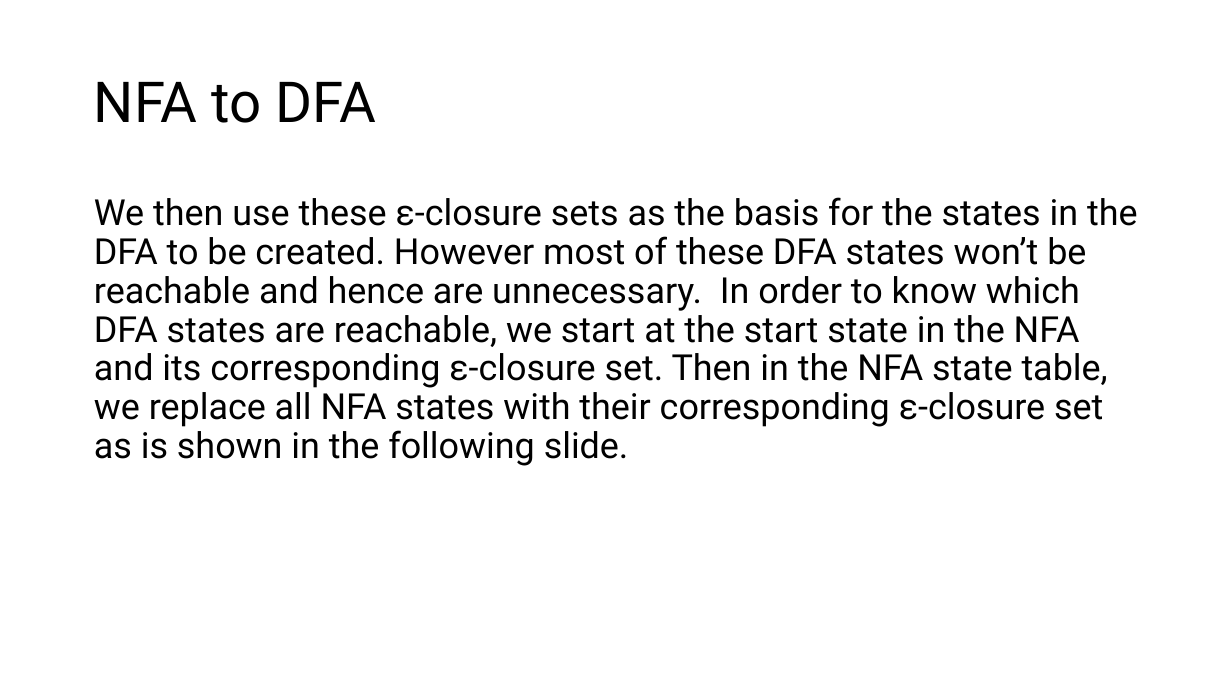
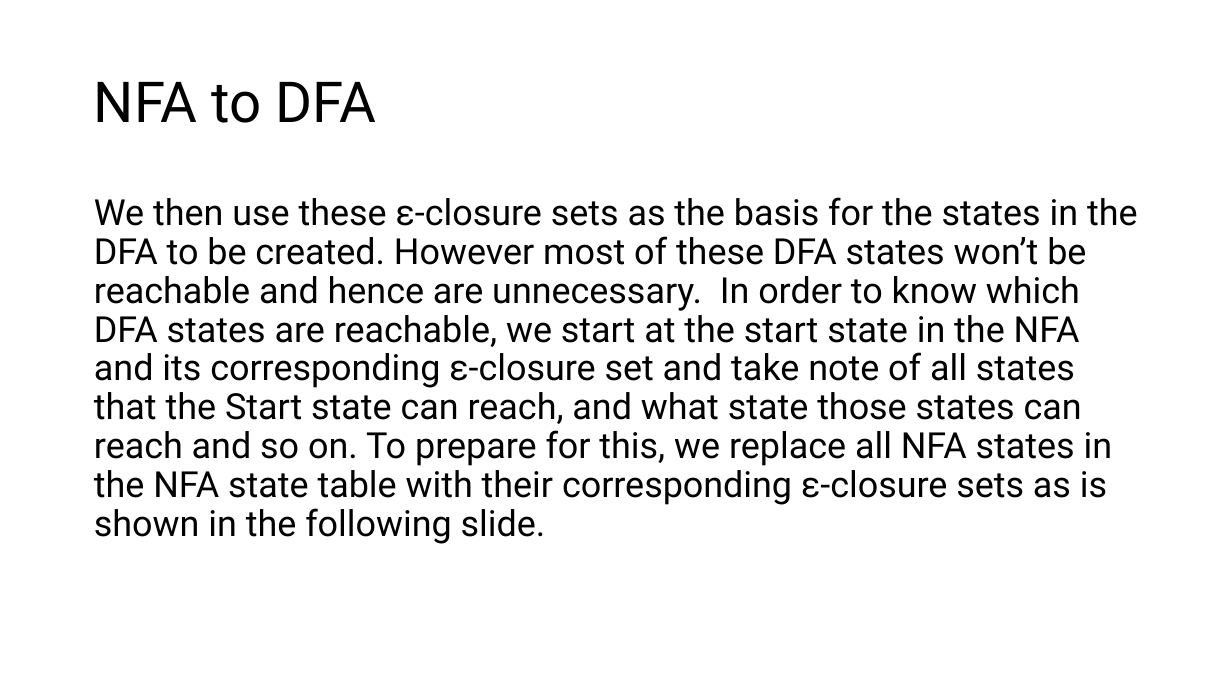
Before and after one commit to Danieldv-s/Research-Materials, a slide deck: slide 29 of Syntax-Analysis/Section2.13Expansion.pptx. Drawn at 1232x693 pixels with LibreOffice and Linux fonts; fonts in the diff are those of the drawing. Boxes give left, top, right and bottom in pixels: in the first picture for what was removed or moved away, otherwise in the second. Text is boxed around its words. In the diff, an @@ line names an element or a change of style, - is before the commit and + after.

```diff
--- a/Syntax-Analysis/Section2.13Expansion.pptx
+++ b/Syntax-Analysis/Section2.13Expansion.pptx
@@ text at (94,197,1138,544): text changed @@
-We then use these ε-closure sets as the basis for the states in the DFA to be created. However most of these DFA states won’t be reachable and hence are unnecessary. In order to know which DFA states are reachable, we start at the start state in the NFA and its corresponding ε-closure set. Then in the NFA state table, we replace all NFA states with their corresponding ε-closure set as is shown in the following slide.
+We then use these ε-closure sets as the basis for the states in the DFA to be created. However most of these DFA states won’t be reachable and hence are unnecessary. In order to know which DFA states are reachable, we start at the start state in the NFA and its corresponding ε-closure set and take note of all states that the Start state can reach, and what state those states can reach and so on. To prepare for this, we replace all NFA states in the NFA state table with their corresponding ε-closure sets as is shown in the following slide.
```
Also in this commit, not shown: 43 other slides changed.
